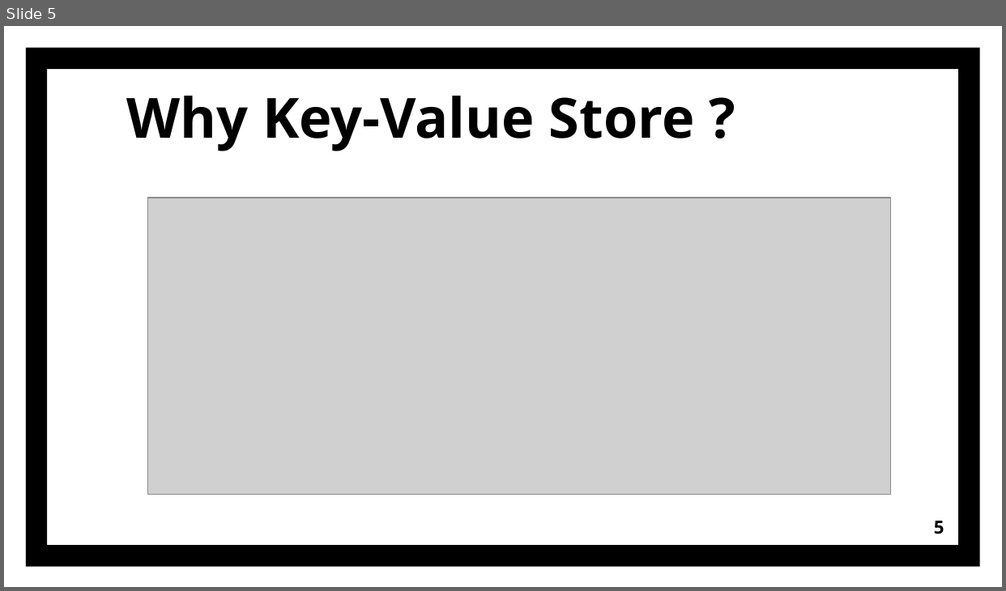
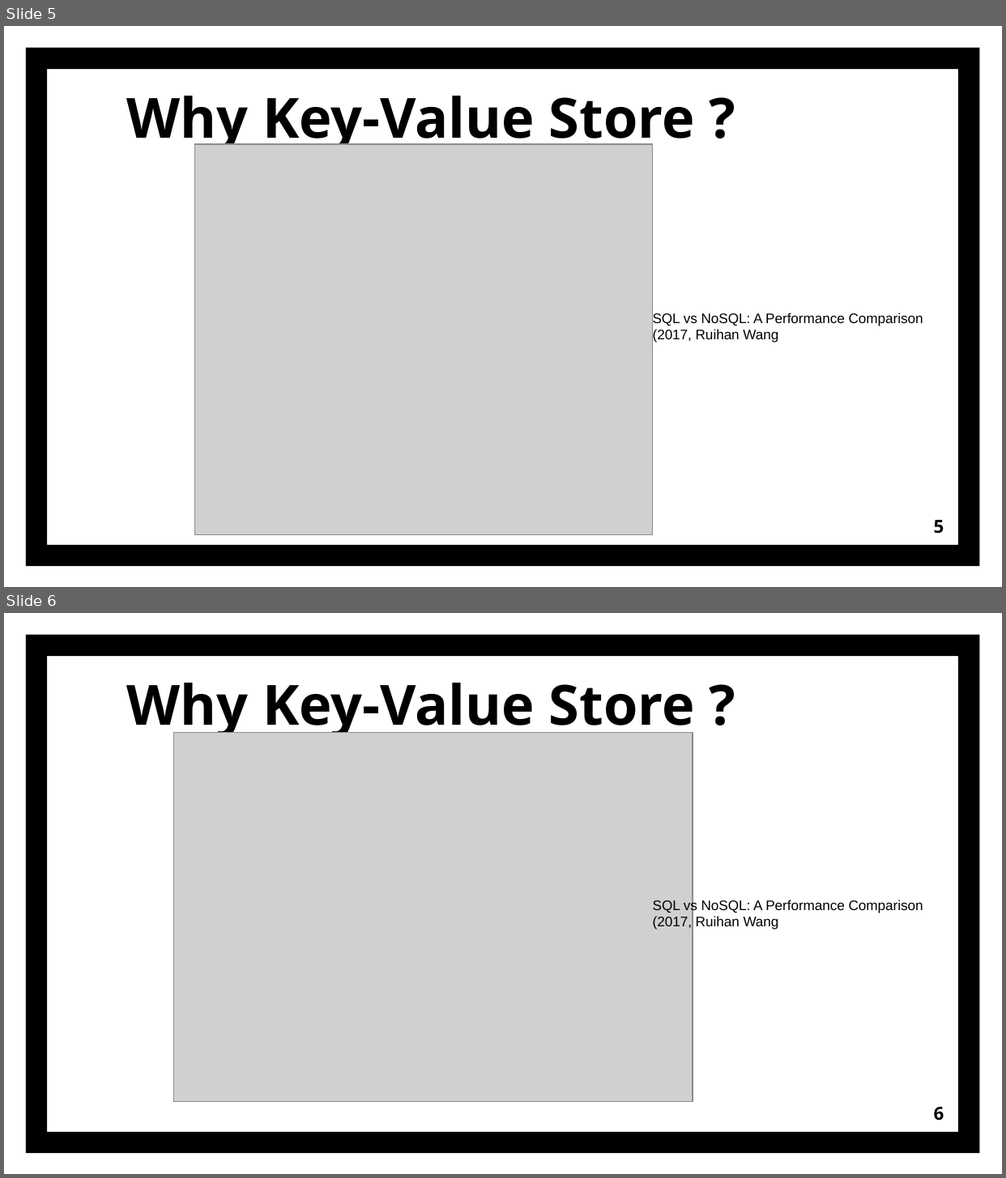
Before and after one commit to sg20180546/Presentation, a slide deck: Introduction_of_KV.pptx. Shown one above the other, each under a label of ours: slide 5 before the commit, slides 5 and 6 after it. The pictures are 1006x591 and 1006x1178 pixels, drawn with LibreOffice and Linux fonts; fonts in the diff are those of the drawing; grey boxes stand for pictures. Boxes give left, top, right and bottom in pixels: in the first picture for what was removed or moved away, otherwise in the second. Text is boxed around its words. In the diff, an @@ line names an element or a change of style, - is before the commit and + after.

```diff
--- a/Introduction_of_KV.pptx
+++ b/Introduction_of_KV.pptx
@@ slide 6 added at <box>4,613,1002,1174</box>, background #FFFFFF; not listed: 1 template element that a slide beside it also shows @@
@@ text added at <box>127,683,695,739</box>, 40 pt, text #000000, bold @@
+Why Key-Value Store ?
@@ picture added at <box>173,733,692,1102</box> @@
@@ text added at <box>653,899,923,930</box>, 10 pt, text #000000 @@
+SQL vs NoSQL: A Performance Comparison (2017, Ruihan Wang
@@ page number added at <box>934,1107,944,1121</box>, 13 pt, text #000000, bold @@
+6
@@ slide 5 changed as well @@
@@ picture: place and size @@
-picture at <box>147,198,891,495</box>
+picture at <box>194,145,653,535</box>
@@ text added at <box>653,313,923,343</box>, 10 pt, text #000000 @@
+SQL vs NoSQL: A Performance Comparison (2017, Ruihan Wang
```
Also in this commit, not shown: 15 other slides changed, 8 other slides added.
